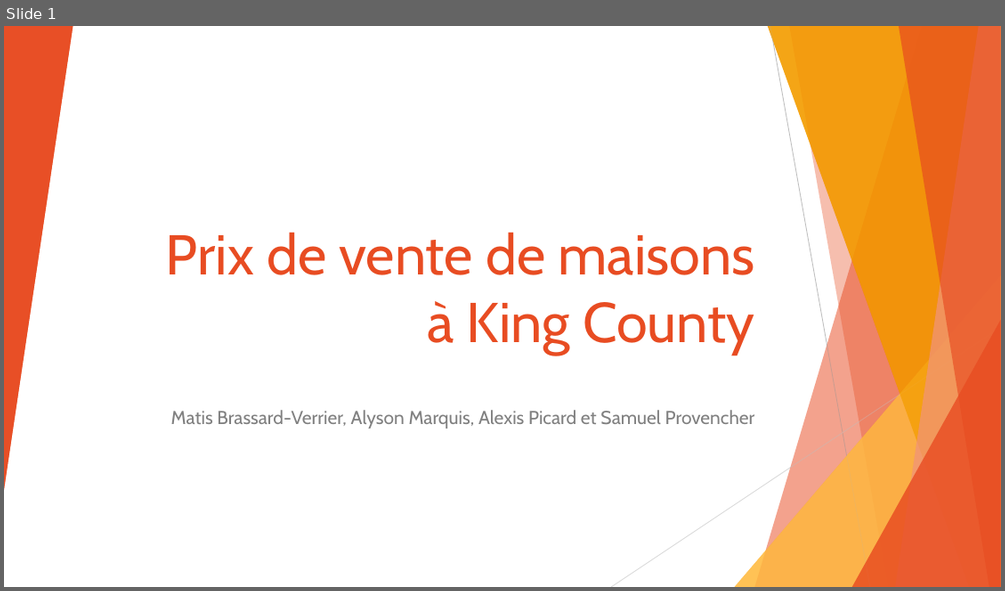
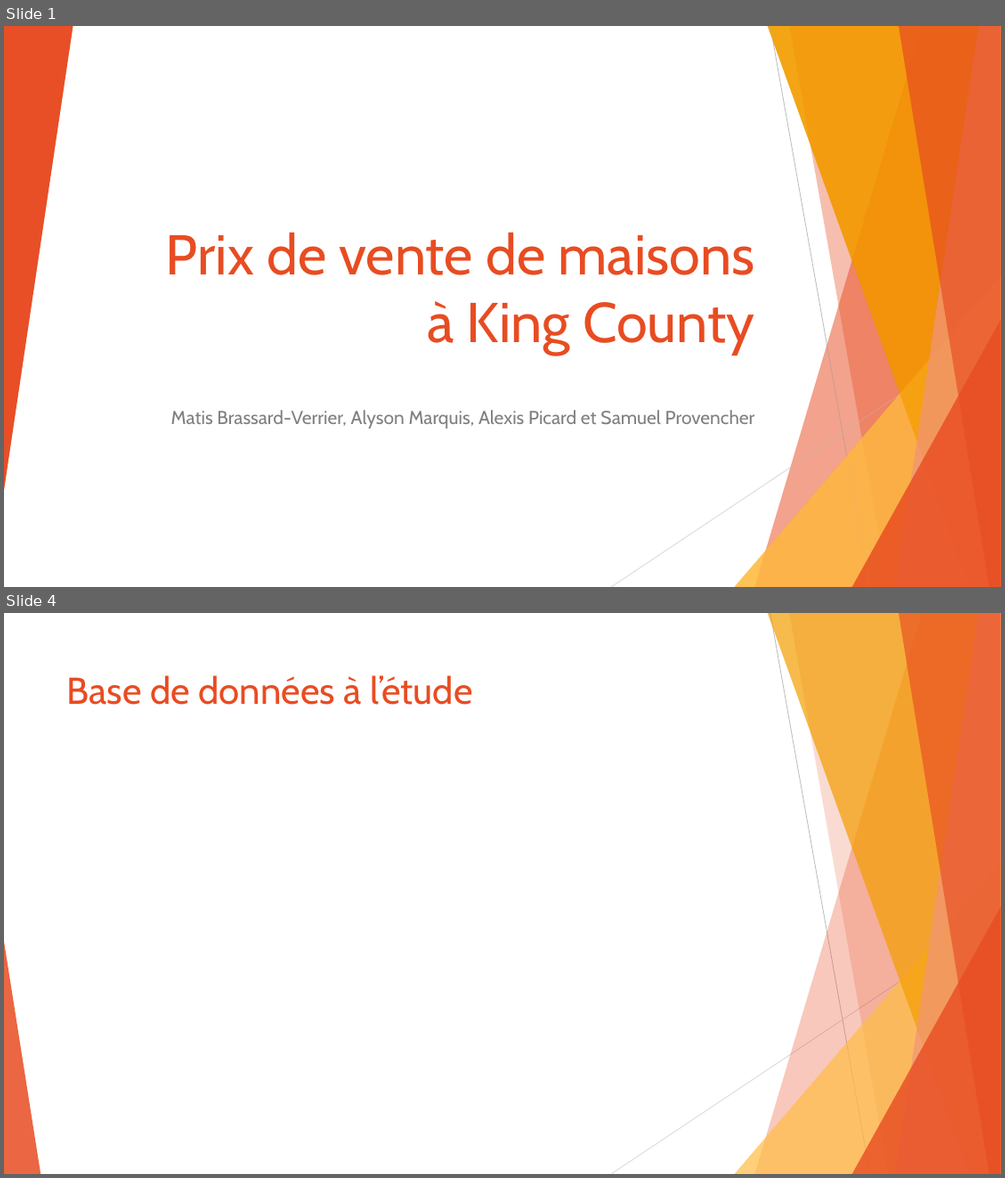
Before and after one commit to SamuelProvencher/TP-Apprentissage, a slide deck: PP.pptx. Shown one above the other, each under a label of ours: slide 1 before the commit, slides 1 and 4 after it; the slides between them are not shown. The pictures are 1005x591 and 1005x1178 pixels, drawn with LibreOffice and Linux fonts; fonts in the diff are those of the drawing. Boxes give left, top, right and bottom in pixels: in the first picture for what was removed or moved away, otherwise in the second. Text is boxed around its words. In the diff, an @@ line names an element or a change of style, - is before the commit and + after.

```diff
--- a/PP.pptx
+++ b/PP.pptx
@@ slide 4 added at (4, 613, 1001, 1174), background #FFFFFF; not listed: 7 template elements that a slide beside it also shows @@
@@ line added from (770, 613) to (870, 1174), #BFBFBF 0.75 pt @@
@@ title added at (67, 675, 472, 705), 36 pt, text #E84C22 @@
+Base de données à l’étude
@@ line added from (1001, 915) to (611, 1174), #D9D9D9 0.75 pt @@
@@ triangle added at (4, 941, 40, 1174), fill #E84C22 at 85% opacity @@
```
Also in this commit, not shown: 15 other slides added, 4 slides removed, 1 other file.
